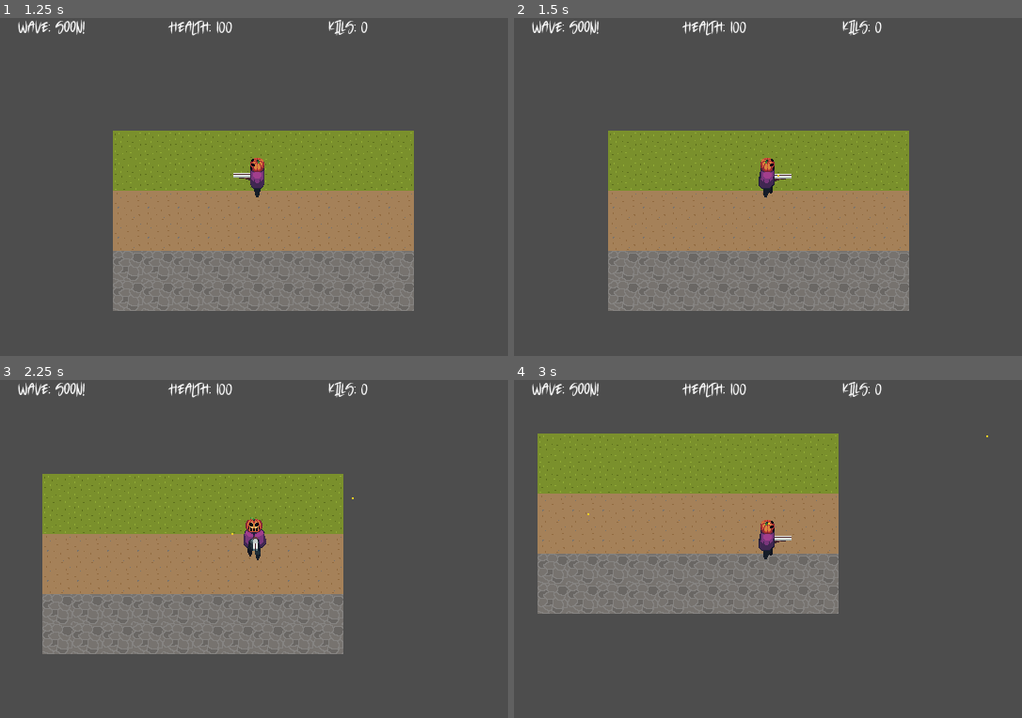
Above: before the commit, frames 1-4 (two rows, left to right).
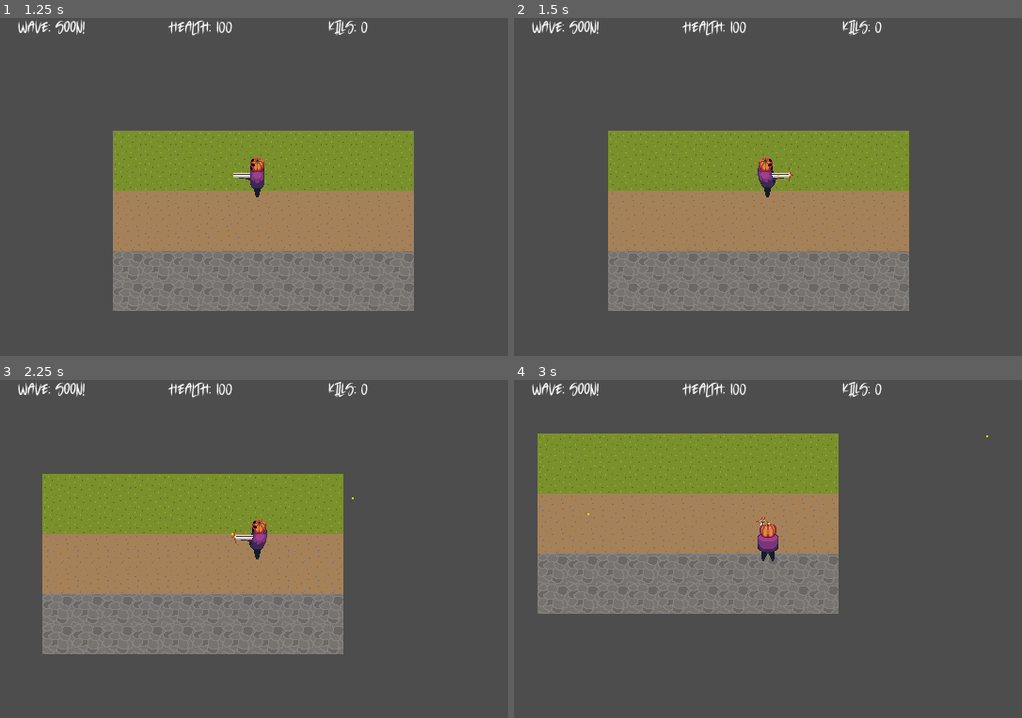
Above: after the commit, the same moments.

Repository: joshuardecker/eternal-harvest
Game: Godot game, scene res://World/world.tscn
Same seed, same stepped clock (60 frames per second), same inputs: the game is played once before the commit and once after it.
Inputs (mouse positions are in pixels of both pictures, inside the frame that each line leads up to):
- Up to frame 1 (1.25 s): click "Start Game" at 0.5 s
- Up to frame 2 (1.5 s): tap Enter at 1.25 s; move the mouse to (879, 170) at 1.27 s; hold D (right) from 1.28 s (still down); click (879, 170) at 1.35 s
- Up to frame 3 (2.25 s): move the mouse to (152, 565) at 2.02 s; release D (right) at 2.03 s; hold S (down) from 2.03 s (still down); click (152, 565) at 2.1 s
- Up to frame 4 (3 s): move the mouse to (818, 474) at 2.77 s; release S (down) at 2.78 s; hold D (right) from 2.78 s (still down); click (818, 474) at 2.85 s

Frame 1 is identical in both runs. In frame 2, 0.3% of the frame differs, in the area x 47-55%, y 41-54%; in frame 3, 0.4%, in the area x 45-53%, y 40-54%; in frame 4, 0.4%.

Commit message:
Now plays the shoot animation in the correct direction when the player shoots

Diff:
--- a/Player/gun_engine.gd
+++ b/Player/gun_engine.gd
@@ -9,6 +9,7 @@
 @export var damage: float = 40
 
 @onready var bullet: PackedScene = load("res://Player/bullet.tscn")
+@onready var animation_tree = $"../AnimationTree"
 
 # Normally the bullet will spawn at the base of the player.
 # This is not where the gun is, so lets move the bullet up by an arbitrary
@@ -47,3 +48,15 @@
 	# Finally set the calculated target to the bullet.
 	# Not all on one line to make easier to read.
 	new_bullet.target_direction = target
+
+	# Make the player have a shoot animation (in the correct direction).
+	animation_tree.set("parameters/Shoot/blend_position", target)
+	animation_tree.set("parameters/conditions/is_shooting", true)
+
+	var timer = Timer.new()
+	timer.one_shot = true
+	add_child(timer)
+	timer.start(.55)
+
+	await timer.timeout
+	animation_tree.set("parameters/conditions/is_shooting", false)
